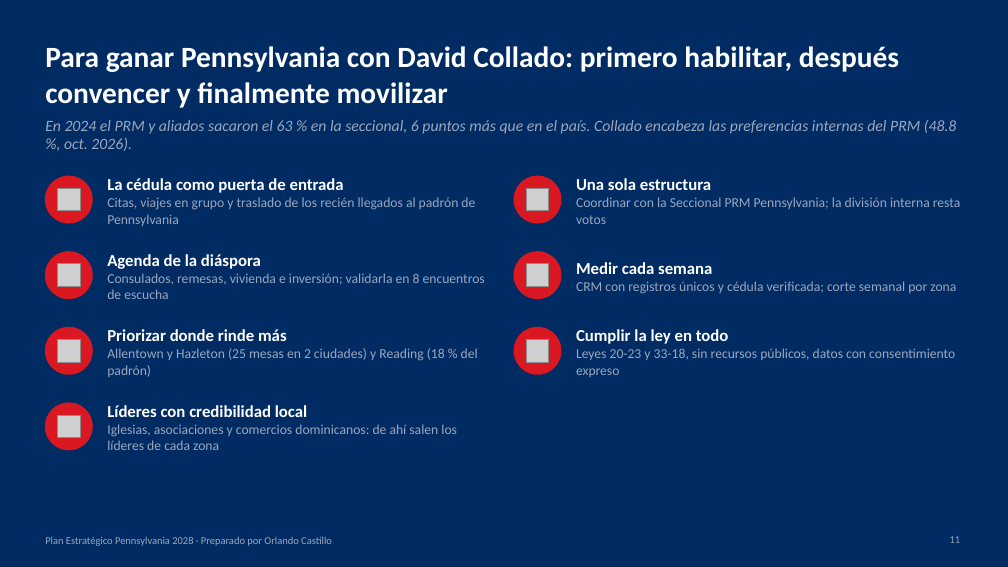
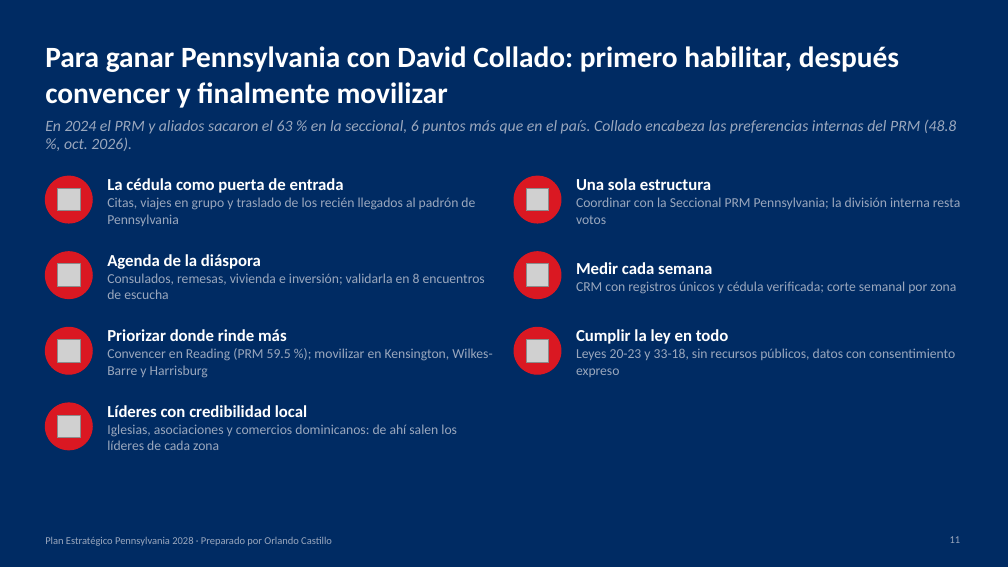
Before and after one commit to rcastillo9556/pdf-toolkit, a slide deck: slide 11 of presentaciones/Plan_Estrategico_Pennsylvania_2028.pptx. Drawn at 1008x567 pixels with LibreOffice and Linux fonts; fonts in the diff are those of the drawing; grey boxes stand for pictures. Boxes give left, top, right and bottom in pixels: in the first picture for what was removed or moved away, otherwise in the second. Text is boxed around its words. In the diff, an @@ line names an element or a change of style, - is before the commit and + after.

```diff
--- a/presentaciones/Plan_Estrategico_Pennsylvania_2028.pptx
+++ b/presentaciones/Plan_Estrategico_Pennsylvania_2028.pptx
@@ text at [107,348,492,378]: text changed @@
-Allentown y Hazleton (25 mesas en 2 ciudades) y Reading (18 % del padrón)
+Convencer en Reading (PRM 59.5 %); movilizar en Kensington, Wilkes-Barre y Harrisburg
```
Also in this commit, not shown: 2 other slides changed, 2 other files.
